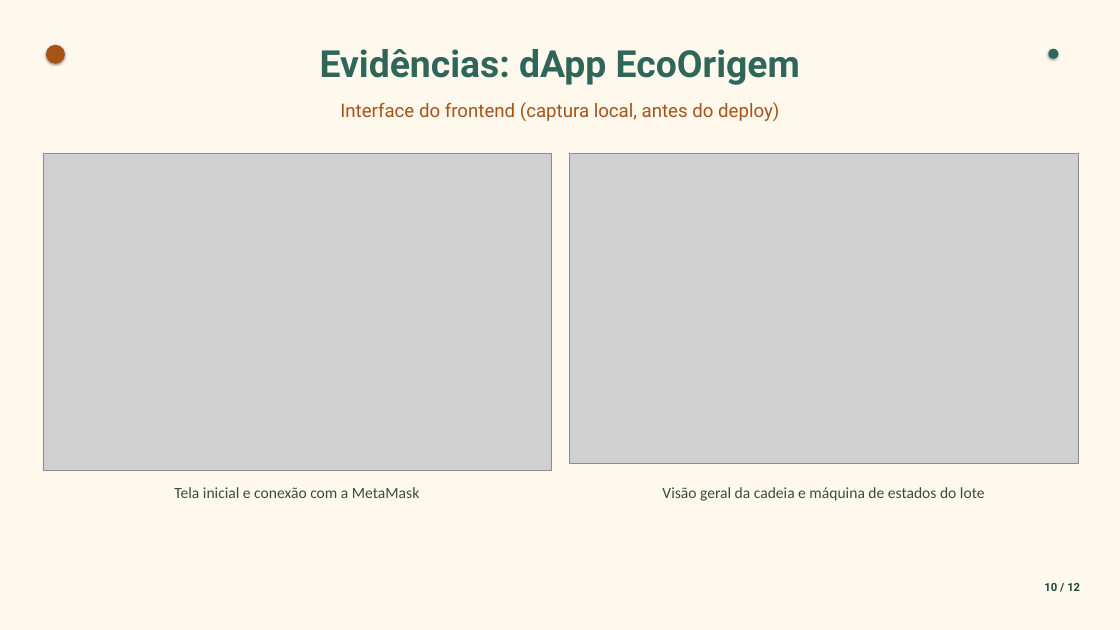
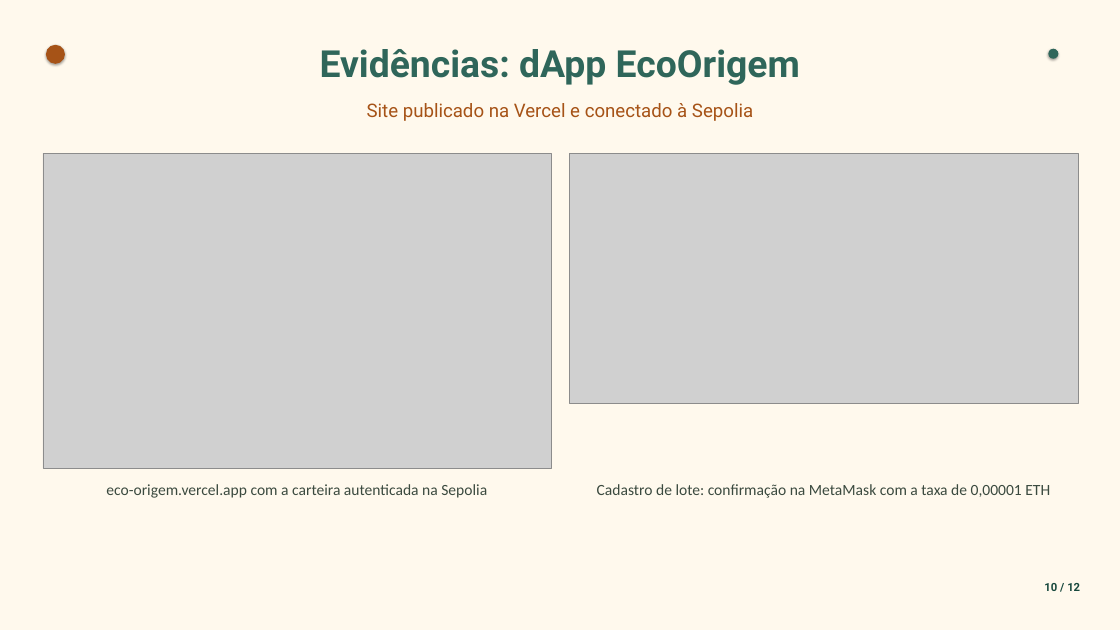
Before and after one commit to JulianaBallin/EcoOrigem, a slide deck: slide 10 of docs/slides/apresentacao-ecoorigem.pptx. Drawn at 1120x630 pixels with LibreOffice and Linux fonts; fonts in the diff are those of the drawing; grey boxes stand for pictures. Boxes give left, top, right and bottom in pixels: in the first picture for what was removed or moved away, otherwise in the second. Text is boxed around its words. In the diff, an @@ line names an element or a change of style, - is before the commit and + after.

Commit message:
docs(slides): update the dApp evidence slide with the published Vercel site

```diff
--- a/docs/slides/apresentacao-ecoorigem.pptx
+++ b/docs/slides/apresentacao-ecoorigem.pptx
@@ text at [367,103,753,121]: text changed @@
-Interface do frontend (captura local, antes do deploy)
+Site publicado na Vercel e conectado à Sepolia
@@ picture: place and size @@
-picture at [570,153,1078,464]
+picture at [570,153,1078,403]
@@ text at [106,484,487,498]: text changed @@
-Tela inicial e conexão com a MetaMask
+eco-origem.vercel.app com a carteira autenticada na Sepolia
@@ text at [597,484,1050,498]: text changed @@
-Visão geral da cadeia e máquina de estados do lote
+Cadastro de lote: confirmação na MetaMask com a taxa de 0,00001 ETH
```
Also in this commit, not shown: 2 other files.
